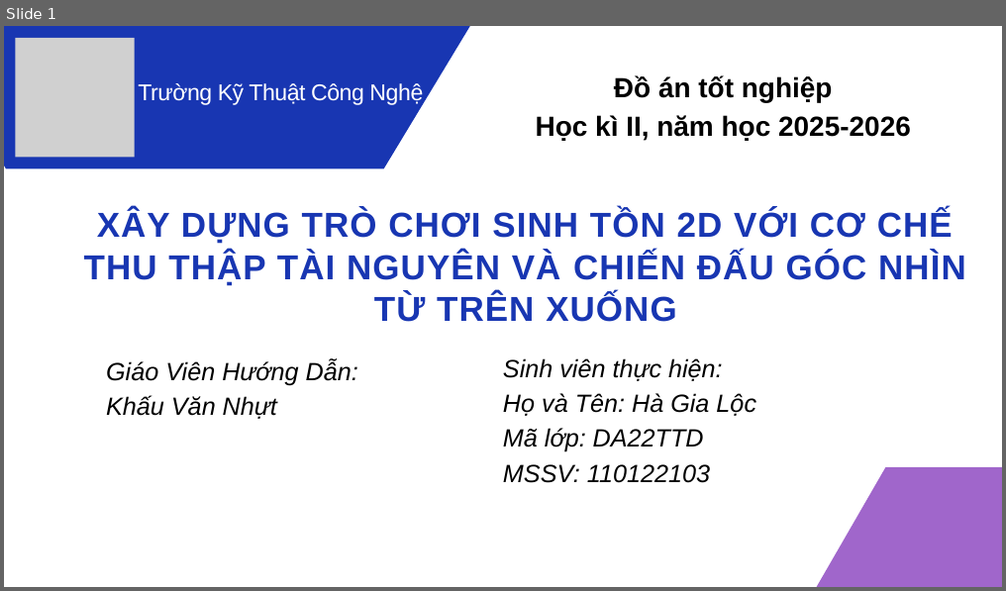
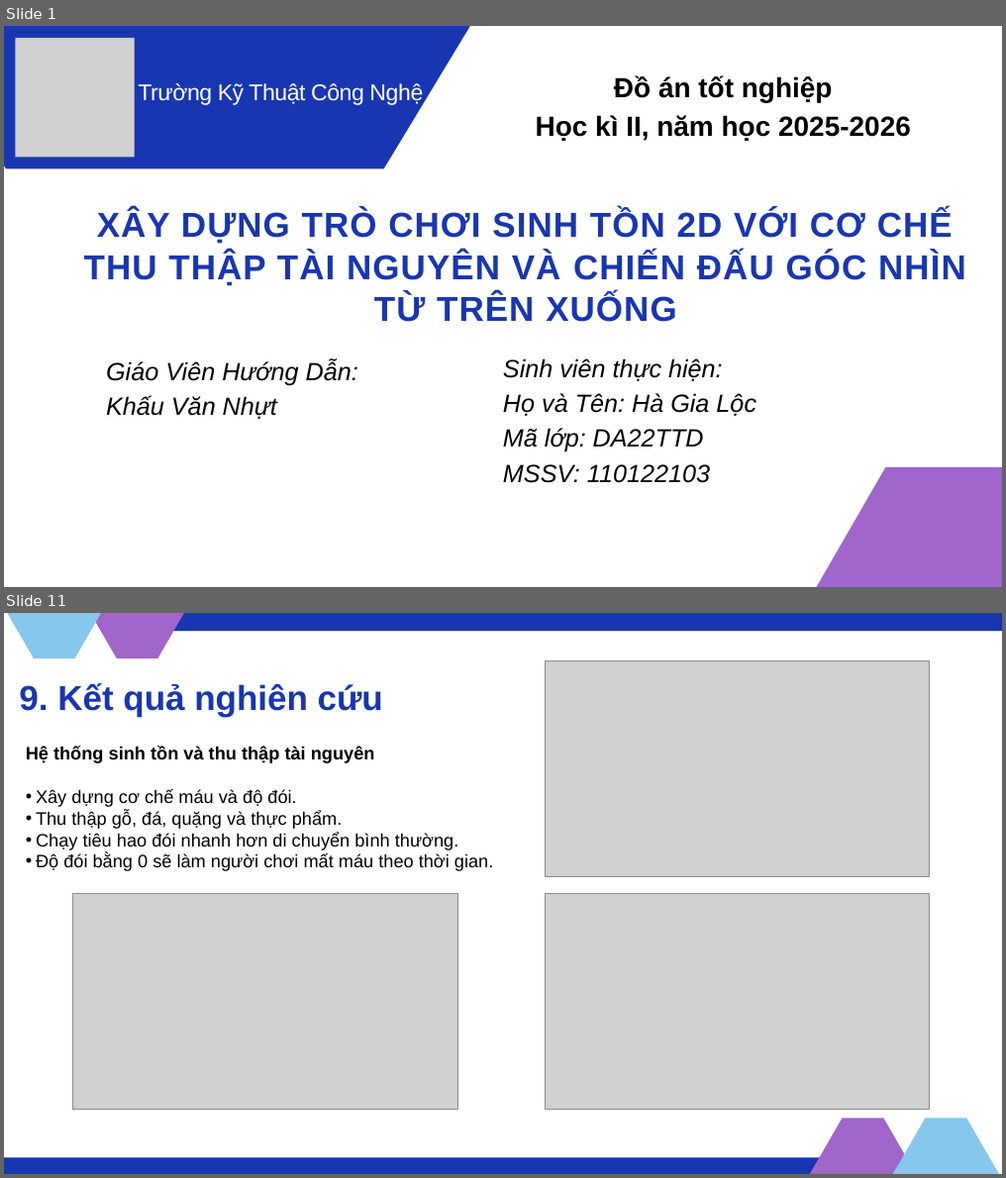
Before and after one commit to HaGiaLoc/tn-da22ttd-110122103-hagialoc-xaydungtrochoisinhton2d, a slide deck: thesis/abs/tn_slide.pptx. Shown one above the other, each under a label of ours: slide 1 before the commit, slides 1 and 11 after it; the slides between them are not shown. The pictures are 1006x591 and 1006x1178 pixels, drawn with LibreOffice and Linux fonts; fonts in the diff are those of the drawing; grey boxes stand for pictures. Boxes give left, top, right and bottom in pixels: in the first picture for what was removed or moved away, otherwise in the second. Text is boxed around its words. In the diff, an @@ line names an element or a change of style, - is before the commit and + after.

```diff
--- a/thesis/abs/tn_slide.pptx
+++ b/thesis/abs/tn_slide.pptx
@@ slide 11 added at [4,613,1002,1174], background #FFFFFF @@
@@ freeform shape added at [4,613,142,659], fill #86C7ED @@
@@ freeform shape added at [50,613,224,659], fill #A066CB @@
@@ rectangle added at [104,613,1002,632], fill #1836B2 @@
@@ picture added at [545,661,929,877] @@
@@ text added at [19,683,383,717], 50 pt, text #1836B2, bold @@
+9. Kết quả nghiên cứu
@@ text added at [26,746,493,871], 26 pt, text #000000 @@
+Hệ thống sinh tồn và thu thập tài nguyên
+• Xây dựng cơ chế máu và độ đói.
+• Thu thập gỗ, đá, quặng và thực phẩm.
+• Chạy tiêu hao đói nhanh hơn di chuyển bình thường.
+• Độ đói bằng 0 sẽ làm người chơi mất máu theo thời gian.
@@ picture added at [73,893,457,1109] @@
@@ picture added at [545,893,929,1109] @@
@@ freeform shape added at [775,1118,949,1174], fill #A066CB @@
@@ freeform shape added at [858,1118,1002,1174], fill #86C7ED @@
@@ rectangle added at [4,1157,902,1174], fill #1836B2 @@
```
Also in this commit, not shown: 9 slides changed, 5 other slides added, 9 slides removed.
